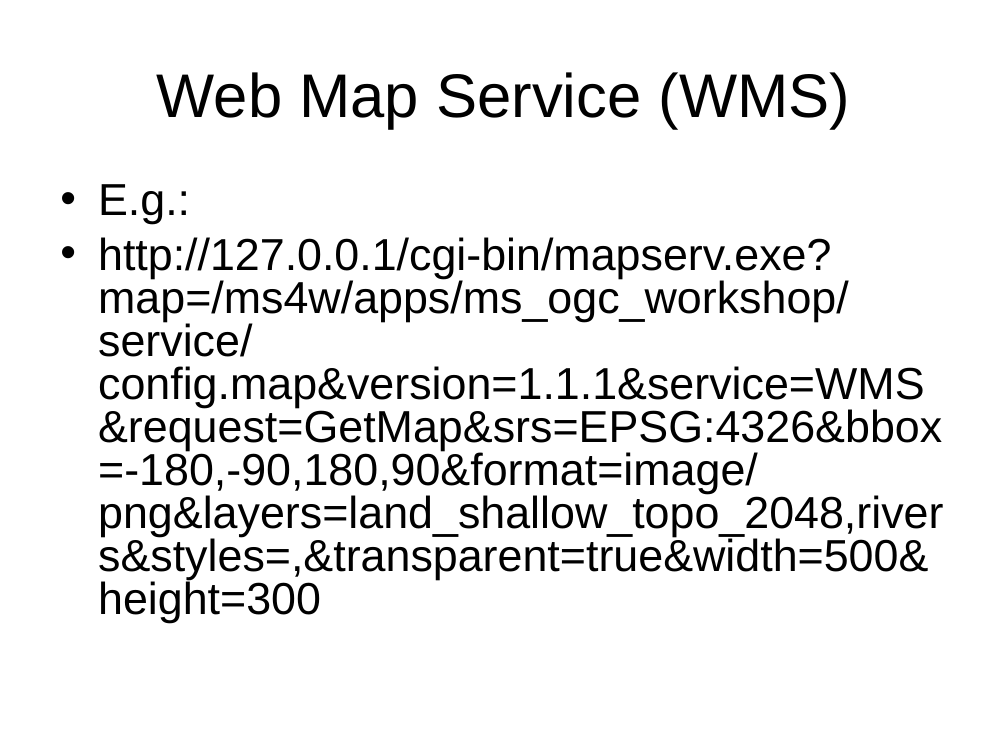
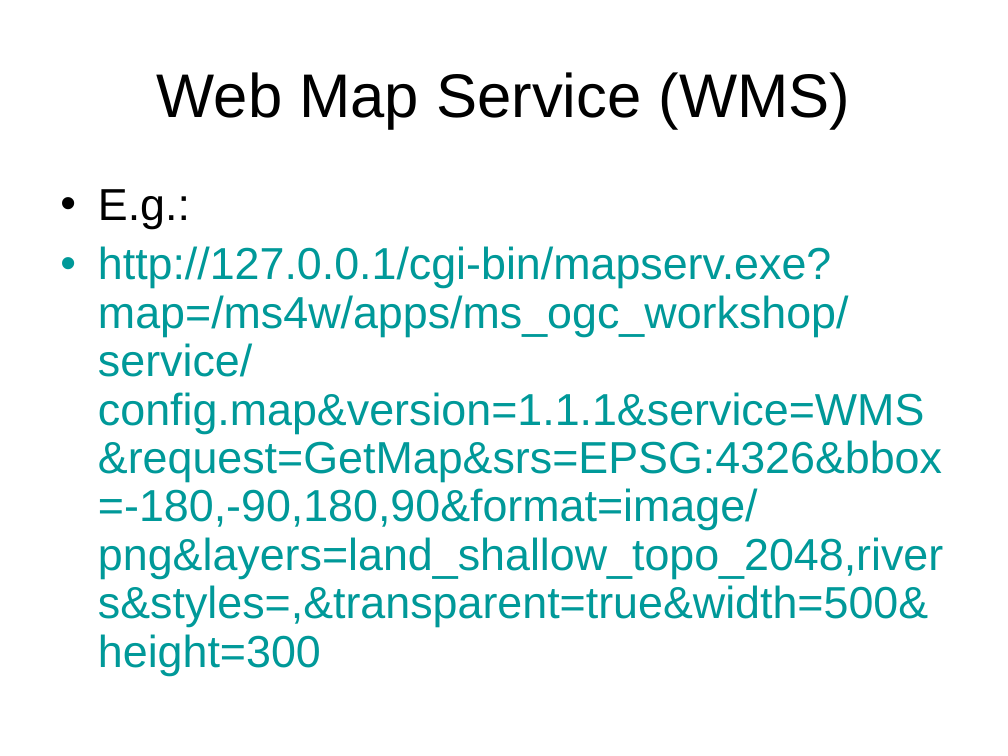
Before and after one commit to MapServer/ms-ogc-workshop, a slide deck: slide 31 of doc/ms_ogc_workshop.ppt. Drawn at 1008x756 pixels with LibreOffice and Linux fonts; fonts in the diff are those of the drawing. Boxes give left, top, right and bottom in pixels: in the first picture for what was removed or moved away, otherwise in the second. Text is boxed around its words. In the diff, an @@ line names an element or a change of style, - is before the commit and + after.

```diff
--- a/doc/ms_ogc_workshop.ppt
+++ b/doc/ms_ogc_workshop.ppt
@@ text "E.g.:" at (98, 189, 943, 676): text colour #000000 to #009999; indent changed; line spacing 0.8 to 0.9; bullet colour #000000 to #009999 @@
```
Also in this commit, not shown: 82 other slides changed, 3 slides added.
